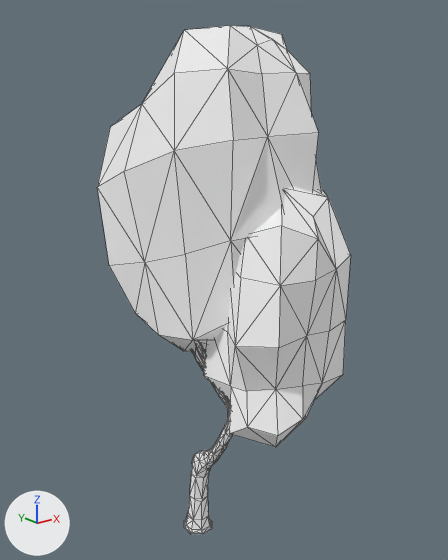
What one commit did to the glTF model assets/nature_lowpoly/BirchTree_2.glb.
One viewpoint serves both versions: a camera (50 mm lens) standing at (-2.68, -3.71, 3.62) and looking at (0.05, -0.31, 2.26). Arrows for +X, +Y and +Z are at lower left; the lights stay in place. The first picture is the older version. Mesh edges are drawn as thin lines.

Names of what the first picture shows: 'BirchTree_2'.
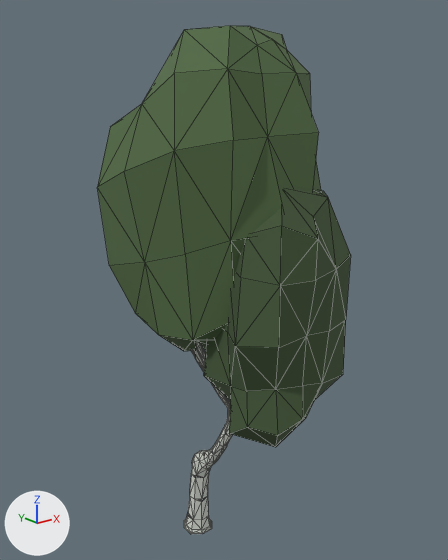
Pixel boxes (x1, y1, x2, y2) of what changed, in the pictures (448 x 560 px):
'BirchTree_2', recoloured, surface changed (white to dark green)
    both: (97, 26, 351, 534)

The change in detail:
Material 'White.001' (mat_white_001) changes colour from white #ffffff to light grey #d4d8cf; in linear values from (1.0, 1.0, 1.0) to (0.655, 0.686, 0.626).
In material 'White.001' (mat_white_001), roughness goes from 1.0 to 0.9.
Material 'Black.001' (mat_black_001) changes colour from white #ffffff to dark grey #424242; in linear values from (1.0, 1.0, 1.0) to (0.055, 0.055, 0.055).
In material 'Green.001' (mat_green_001), metallic goes from 1.0 to 0.0.
Material 'Green.001' (mat_green_001) changes colour from white #ffffff to dark green #536d45; in linear values from (1.0, 1.0, 1.0) to (0.0874, 0.152, 0.0599).
In material 'Green.001' (mat_green_001), roughness goes from 1.0 to 0.9.
In material 'DarkGreen.001' (mat_darkgreen_001), metallic goes from 1.0 to 0.0.
Material 'DarkGreen.001' (mat_darkgreen_001) changes colour from white #ffffff to dark green #415536; in linear values from (1.0, 1.0, 1.0) to (0.0532, 0.0908, 0.037).
In material 'DarkGreen.001' (mat_darkgreen_001), roughness goes from 1.0 to 0.9.
